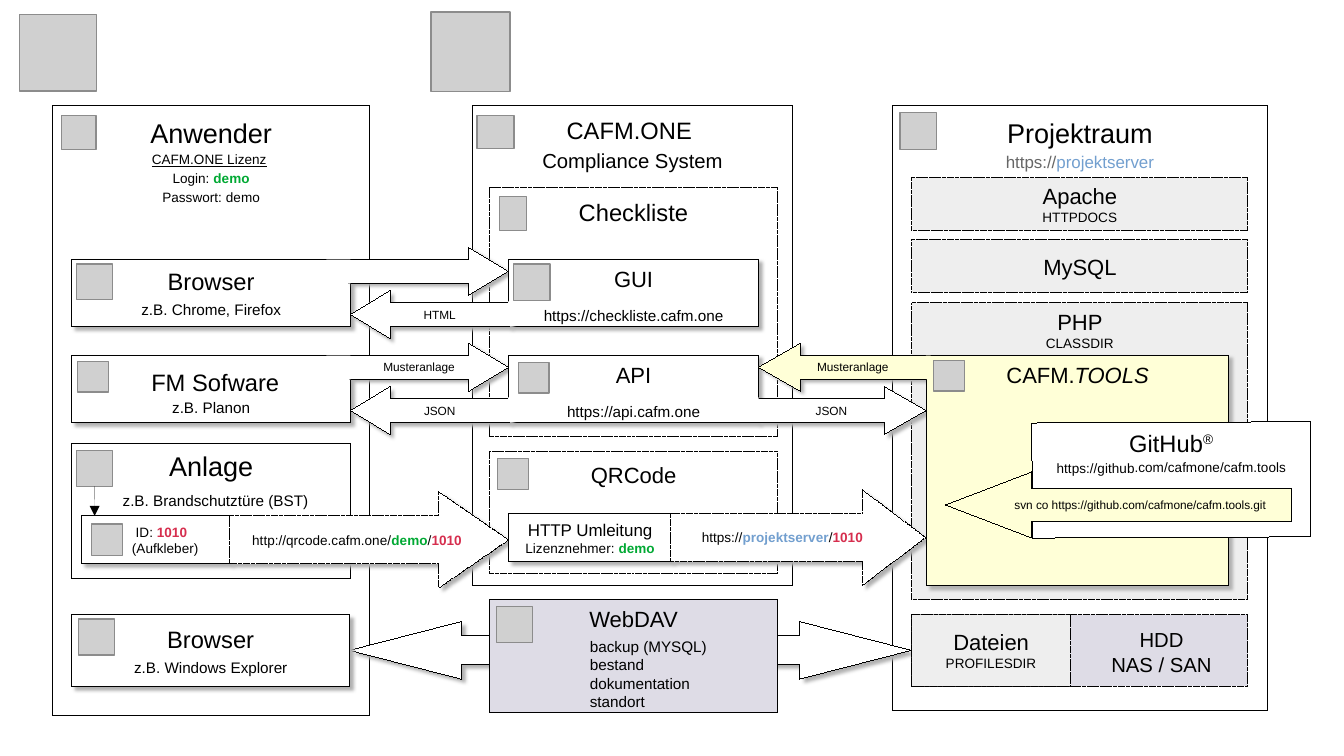
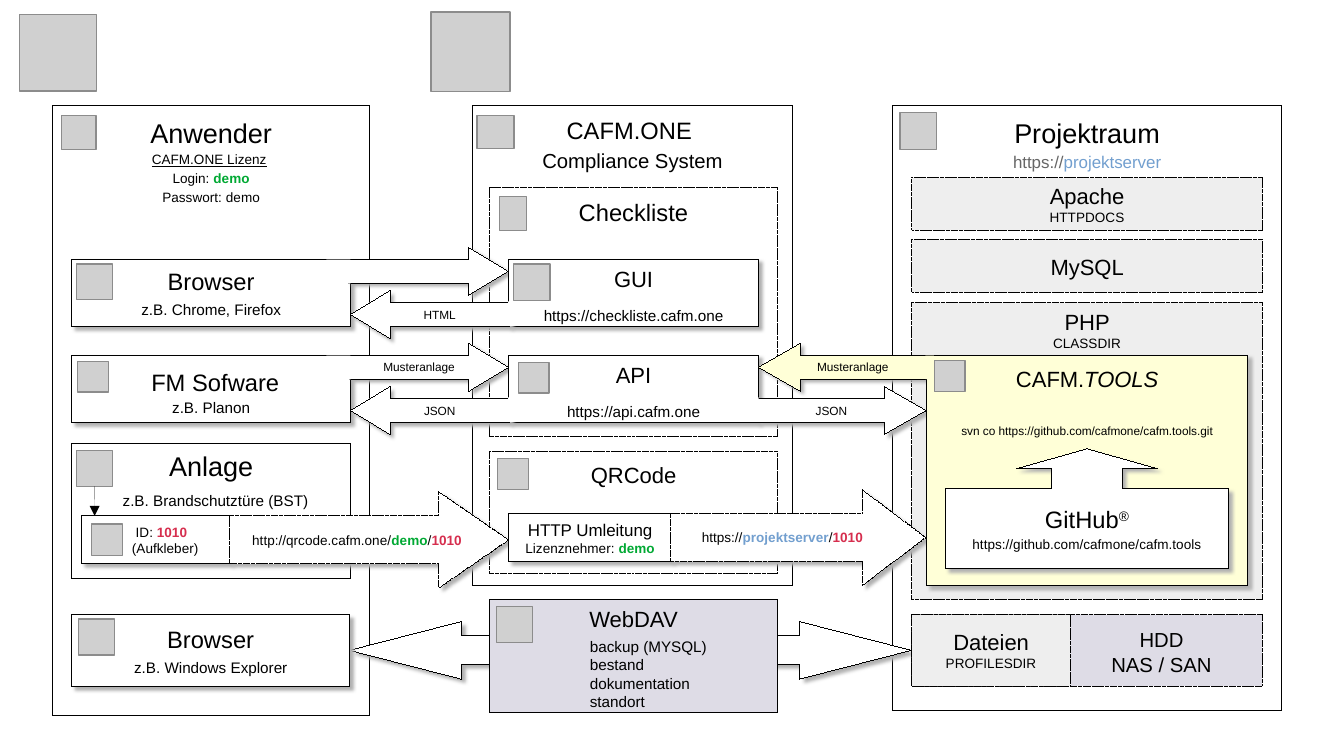
Before and after one commit to cafmone/cafm.tools, a slide deck: slide 1 of Projektraum.odp. Drawn at 1344x756 pixels with LibreOffice and Linux fonts; fonts in the diff are those of the drawing; grey boxes stand for pictures. Boxes give left, top, right and bottom in pixels: in the first picture for what was removed or moved away, otherwise in the second. Text is boxed around its words. In the diff, an @@ line names an element or a change of style, - is before the commit and + after.

```diff
--- a/Projektraum.odp
+++ b/Projektraum.odp
@@ rectangle "Projektraum": place and size @@
-rectangle "Projektraum" at box(893, 106, 1267, 711)
+rectangle "Projektraum" at box(893, 106, 1282, 711)
@@ rectangle "Apache": place and size @@
-rectangle "Apache" at box(912, 178, 1249, 231)
+rectangle "Apache" at box(912, 178, 1262, 231)
@@ rectangle "MySQL": place and size @@
-rectangle "MySQL" at box(912, 240, 1249, 293)
+rectangle "MySQL" at box(912, 240, 1262, 293)
@@ rectangle "PHP": place and size @@
-rectangle "PHP" at box(912, 302, 1249, 600)
+rectangle "PHP" at box(912, 302, 1262, 600)
@@ rectangle "CAFM.TOOLS": place and size @@
-rectangle "CAFM.TOOLS" at box(927, 355, 1229, 585)
+rectangle "CAFM.TOOLS" at box(927, 355, 1249, 585)
@@ text in rectangle at box(1016, 371, 1158, 388): line spacing 1 to 1.15 @@
@@ up arrow callout "GitHub®": place and size @@
-up arrow callout "GitHub®" at box(946, 472, 1293, 538)
+up arrow callout "GitHub®" at box(946, 449, 1229, 568)
@@ up arrow callout "GitHub®" at box(946, 449, 1229, 568): left arrow to up arrow callout; fill #FFFFD7 to #FFFFFF; shadow on @@
@@ text in rectangle at box(961, 426, 1213, 438): paragraph added @@
+svn co https://github.com/cafmone/cafm.tools.git
@@ rectangle removed at box(1033, 421, 1311, 537) @@
-GitHub®
-https://github.com/cafmone/cafm.tools
@@ text in up arrow callout at box(972, 510, 1201, 552): text changed; size 7 to 8 pt @@
-svn co https://github.com/cafmone/cafm.tools.git
+GitHub®
+https://github.com/cafmone/cafm.tools
@@ rectangle: place and size @@
-rectangle at box(912, 615, 1249, 687)
+rectangle at box(912, 615, 1262, 687)
```
Also in this commit, not shown: 1 other file.
